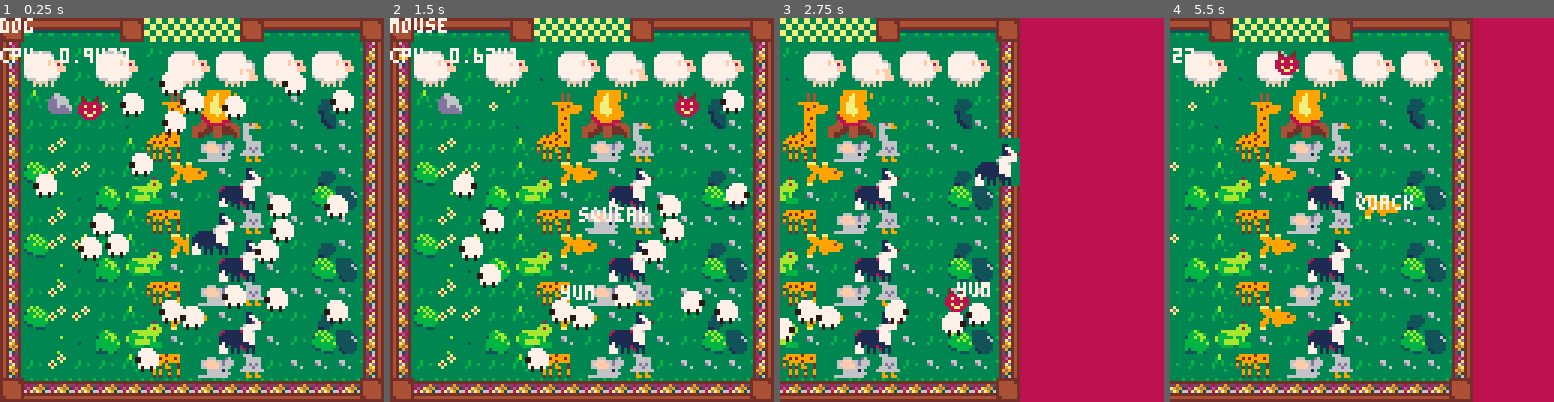
Above: before the commit, frames 1-4 (left to right).
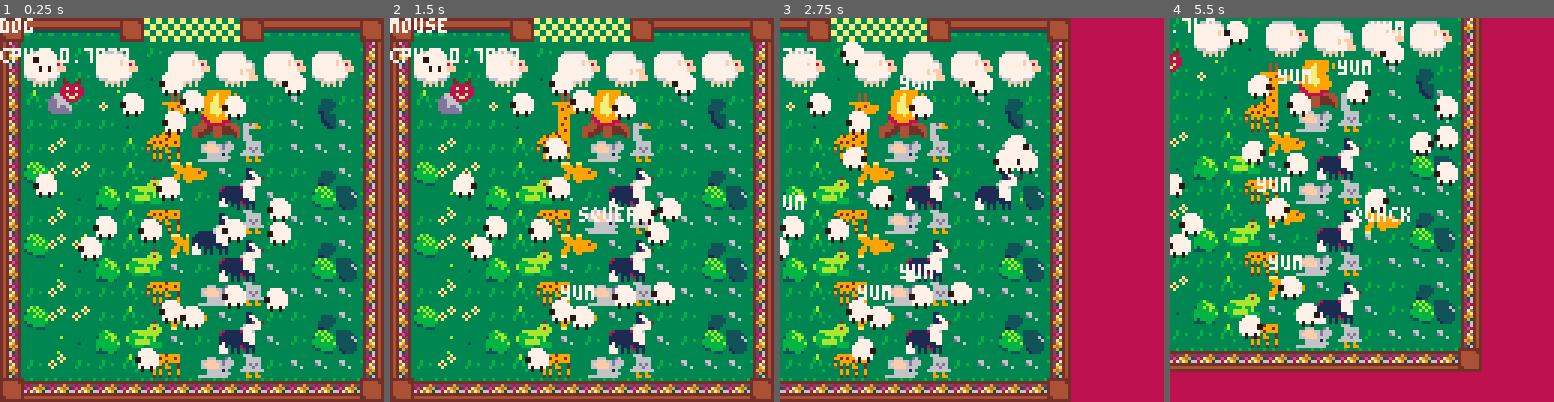
Above: after the commit, the same moments.

Repository: kitasuna/sheepdoggin
Game: PICO-8 cartridge sheepdoggin.p8
The game is run twice, just before and just after one commit, with the same random seed, the same clock (stepped at 60 frames per second) and the same inputs.
Inputs:
- Up to frame 1 (0.25 s): no input
- Up to frame 2 (1.5 s): tap X (X key) at 0.33, 1.07 s; tap O (Z key) at 0.7 s
- Up to frame 3 (2.75 s): hold Right 1.6-2.1 s; tap O (Z key) at 1.7, 2.1, 2.5 s; tap X (X key) at 1.85 s; hold Up 2.15-2.42 s; hold Right from 2.47 s (still down)
- Up to frame 4 (5.5 s): tap O (Z key) every 0.4 s from 2.9 to 5.3 s; tap X (X key) at 2.97, 4.08, 5.2 s; release Right at 3.03 s; hold Left 3.08-3.58 s; hold Down 3.63-3.97 s; hold Right 4.02-4.68 s; hold Up 4.73-5.03 s; hold Left from 5.08 s (still down)

The runs differ from the first frame. In frame 1, 3.7% of the frame differs, in the area x 8-93%, y 7-80%; in frame 2, 6.4%; in frame 3, 48%; in frame 4, 54%, in the area x 0-82%, y 0-100%.

Commit message:
push sheep better

Diff:
--- a/_game.lua
+++ b/_game.lua
@@ -20,22 +20,37 @@
 function update_game(dt)
   player:update()
   sheep_mgr:update(dt)
-  enemy:update()
+  -- enemy:update()
   --_camera_update()
   --_update_animation()
 
   -- dog / sheep collision time
   local dogCirc = player:influenceCirc()
-  for i, sheep in pairs(sheep_mgr.sheep) do
-    local sheepCirc = sheep:collisionCirc()
-    if sheep.state != SheepState.Panic and dogCirc:collides(sheepCirc) then
-      local dir = v2(
-        sheep.pos.x+(sheep.pos.x - player.x),
-        sheep.pos.y+(sheep.pos.y - player.y)
-      )
-      sheep_to_panic(sheep, dir)
-    elseif sheep.state == SheepState.Panic then
-      sheep_to_wait(sheep)
+  local dogPosVec = v2(player.x, player.y)
+  local dogVelVec = v2(player.dx, player.dy)
+  local dottedDog = dogPosVec:dot(dogVelVec)
+  if player.dx != 0 or player.dy != 0 then
+    for i, sheep in pairs(sheep_mgr.sheep) do
+      local sheepCirc = sheep:collisionCirc()
+      local dogSheepVec = sheep.pos - dogPosVec
+      local dotted = dogVelVec:dot(dogSheepVec)
+      if abs(dogSheepVec.x) < 14 and abs(dogSheepVec.y) < 14 then
+        local toSheepMag = sqrt(dogSheepVec.x^2 + dogSheepVec.y^2)
+        local dogVelMag = sqrt(dogVelVec.x^2 + dogVelVec.y^2)
+        local cosTheta = dotted / (dogVelMag * toSheepMag)
+        if toSheepMag > 0.001
+          and dogVelMag > 0.001
+          and sheep.state != SheepState.Panic
+          and cosTheta >= cos(0.3) then
+            local dir = v2(
+              player.x + (player.dx * 20),
+              player.y + (player.dy * 20)
+            )
+            sheep_to_panic(sheep, dir)
+          end
+      elseif sheep.state == SheepState.Panic then
+        sheep_to_wait(sheep)
+      end
     end
   end
   physics:resolveCollisions(merge(sheep_mgr.sheep, {player, enemy}))
--- a/sheep.lua
+++ b/sheep.lua
@@ -19,7 +19,7 @@
   for i=10,110,7 do
     for j=10,110,7 do
       local decision = rnd()
-      if decision >= 0.9 then
+      if decision >= 0.9 and #self.sheep < 20 then
         add(self.sheep, new_sheep(i+rnd(3),j+rnd(3)))
       end
     end
